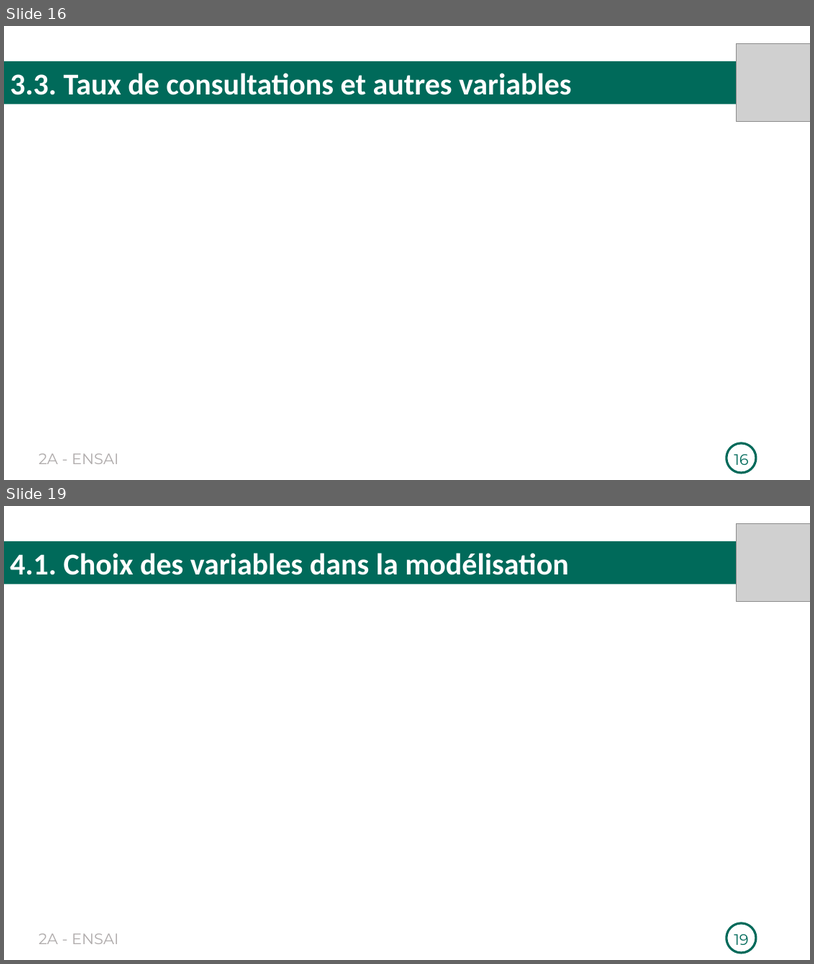
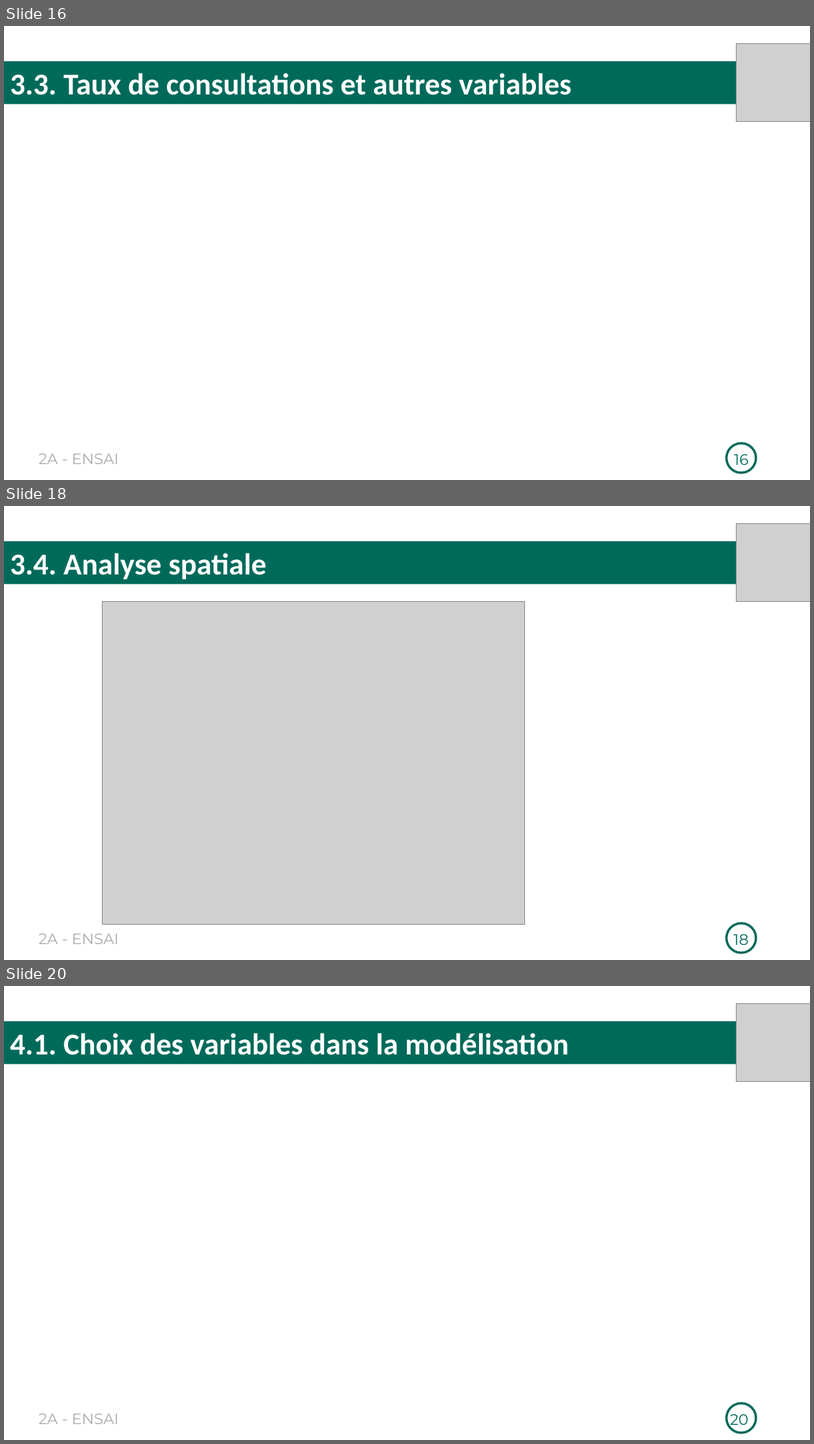
Before and after one commit to Richard-GOZAN/Projet-Stat-2A-Ensai, a slide deck: Présentation/Soutenance_Groupe25.pptx. Shown one above the other, each under a label of ours: slides 16 and 19 before the commit, slides 16, 18 and 20 after it; the slides between them are not shown. The pictures are 814x964 and 814x1444 pixels, drawn with LibreOffice and Linux fonts; fonts in the diff are those of the drawing; grey boxes stand for pictures. Boxes give left, top, right and bottom in pixels: in the first picture for what was removed or moved away, otherwise in the second. Text is boxed around its words. In the diff, an @@ line names an element or a change of style, - is before the commit and + after.

```diff
--- a/Présentation/Soutenance_Groupe25.pptx
+++ b/Présentation/Soutenance_Groupe25.pptx
@@ slide 18 added at bbox=[4, 506, 810, 960], background #FFFFFF; not listed: 2 template elements that a slide beside it also shows @@
@@ picture added at bbox=[737, 523, 810, 601] @@
@@ rectangle added at bbox=[4, 541, 810, 584], fill #006A5A, 36 pt, text #FFFFFF, bold @@
+3.4. Analyse spatiale
@@ picture added at bbox=[103, 601, 525, 924] @@
@@ page number added at bbox=[734, 934, 749, 944], 18 pt, text #006A5A @@
+18
@@ what was slide 19 is now slide 20 @@
@@ page number at bbox=[730, 1409, 749, 1429]: text changed @@
-19
+20
```
Also in this commit, not shown: 10 slides changed, 3 other slides added, 3 slides removed, 1 other file.
